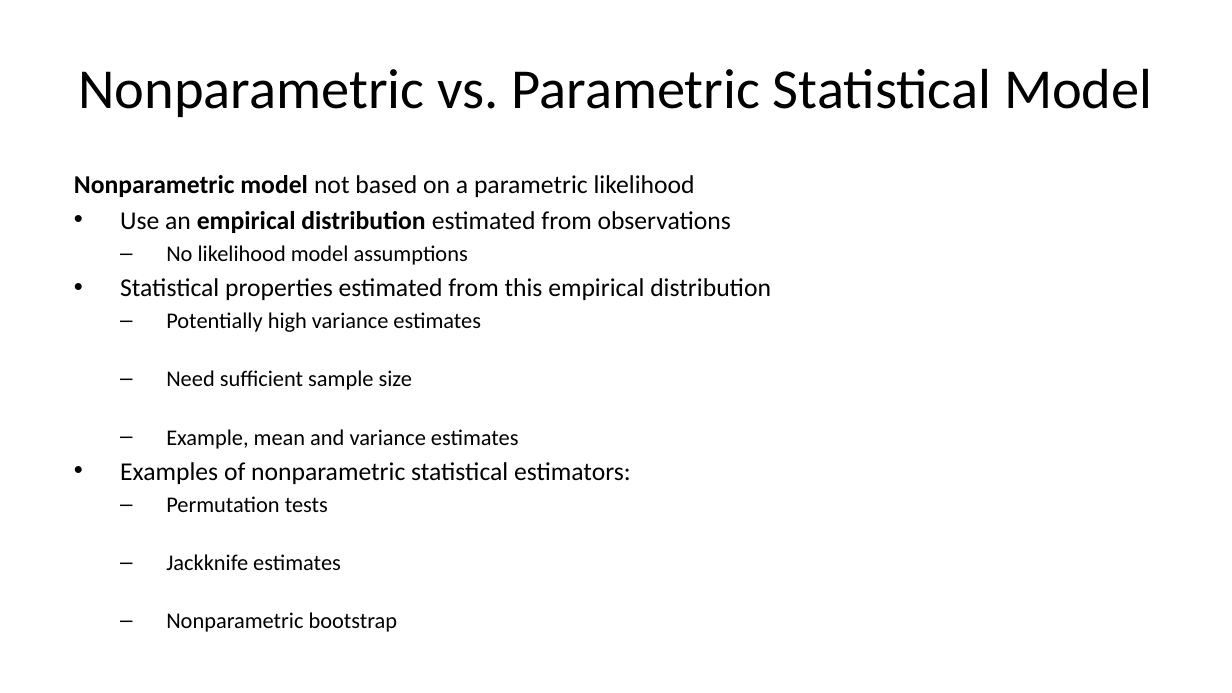
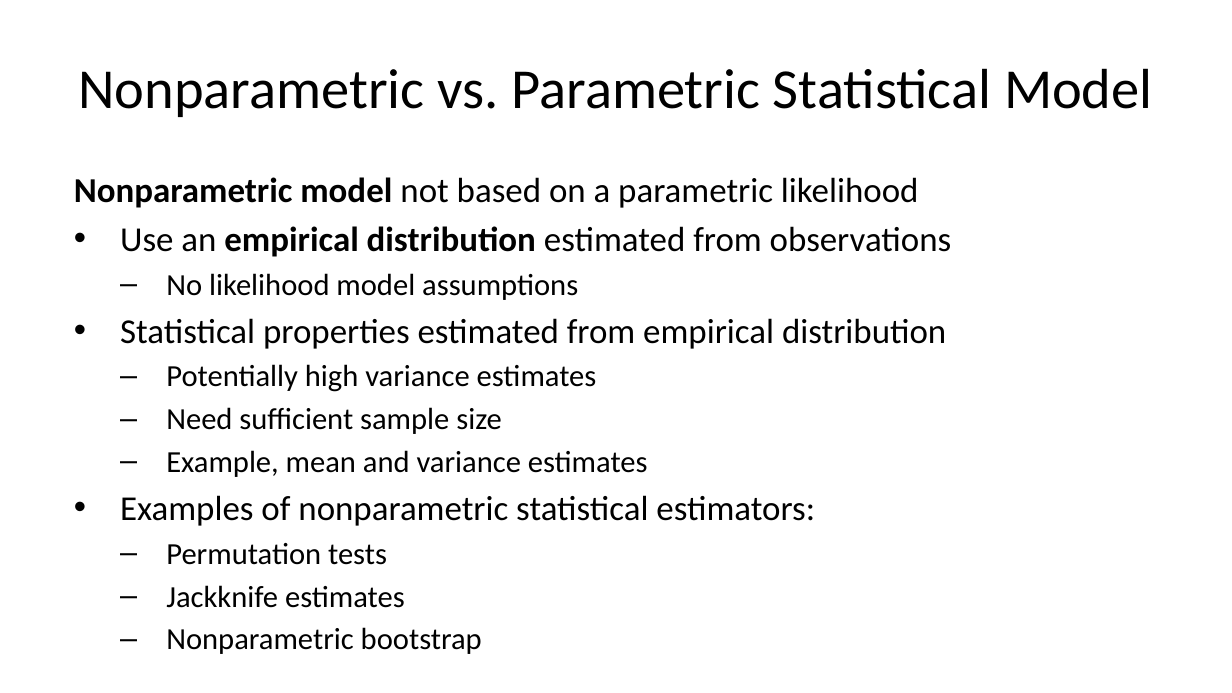
Before and after one commit to StephenElston/CSCI-E-83, a slide deck: slide 5 of LectureSlides/06b_IntroductionToBootstrap.pptx. Drawn at 1232x693 pixels with LibreOffice and Linux fonts; fonts in the diff are those of the drawing. Boxes give left, top, right and bottom in pixels: in the first picture for what was removed or moved away, otherwise in the second. Text is boxed around its words. In the diff, an @@ line names an element or a change of style, - is before the commit and + after.

```diff
--- a/LectureSlides/06b_IntroductionToBootstrap.pptx
+++ b/LectureSlides/06b_IntroductionToBootstrap.pptx
@@ text at [74,177,952,608]: size 15 to 20.4 pt in "Nonparametric model not based on a parametric ...", "Use an empirical distribution estimated from observations", "Examples of nonparametric statistical estimators:"; size 13.1 to 17.9 pt in "No likelihood model assumptions", "Potentially high variance estimates", "Need sufficient sample size", "Example, mean and variance estimates" and 3 more places; more space between paragraphs @@
@@ text at [120,318,946,349]: text changed; size 15 to 20.4 pt @@
-• Statistical properties estimated from this empirical distribution
+• Statistical properties estimated from empirical distribution
```
Also in this commit, not shown: 10 other slides changed, 1 other file.
